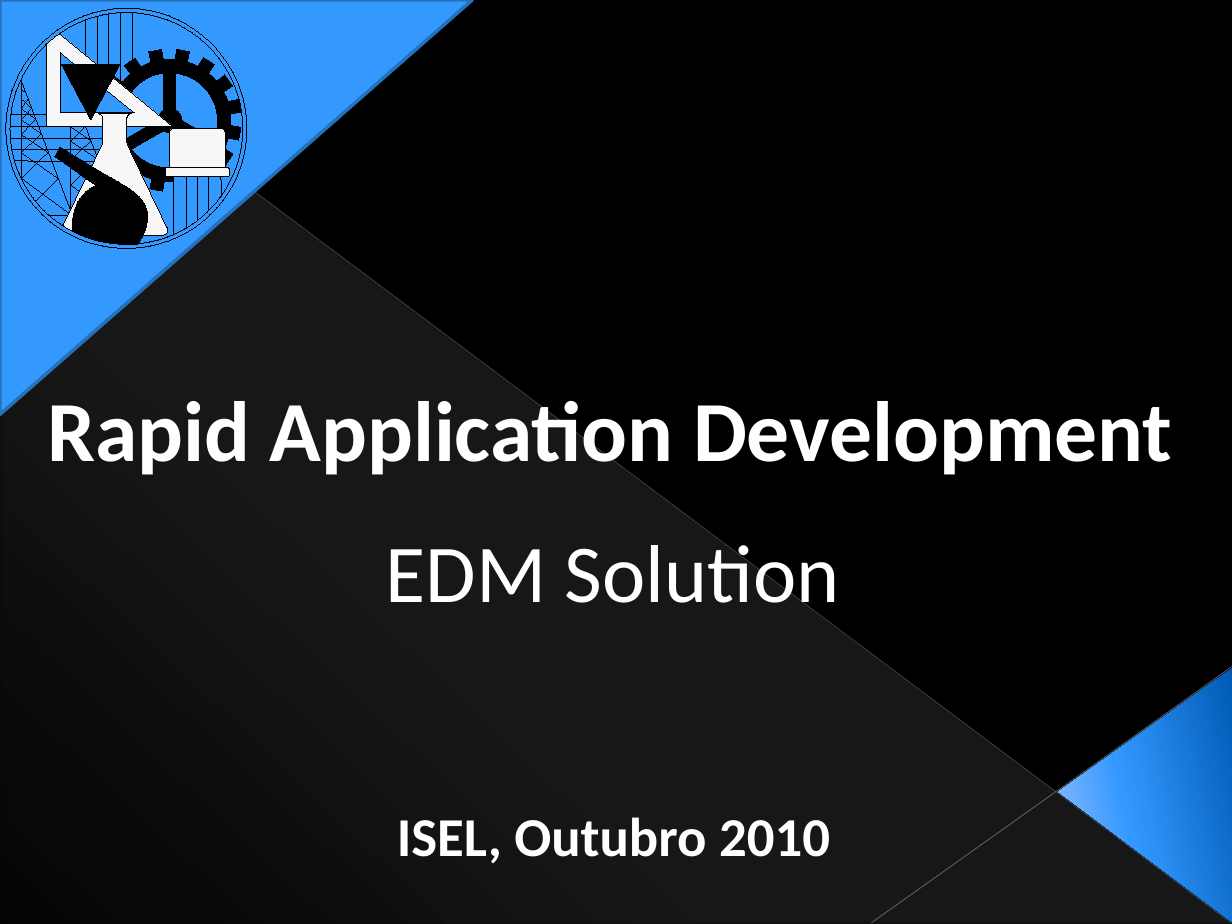
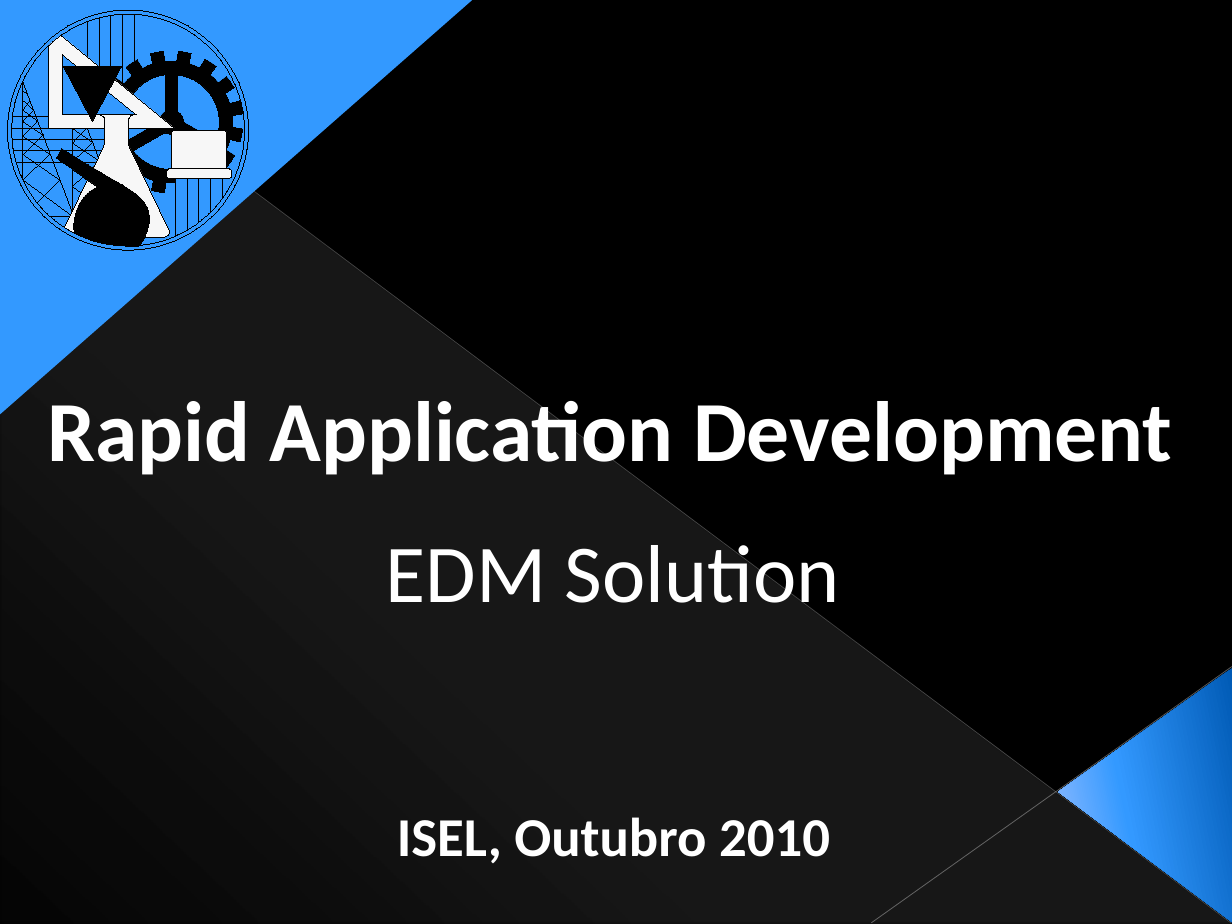
Before and after one commit to Netivski/projectoseminario, a slide deck: slide 1 of Apresentação Final/Presentation Sketch.pptx. Drawn at 1232x924 pixels with LibreOffice and Linux fonts; fonts in the diff are those of the drawing. Boxes give left, top, right and bottom in pixels: in the first picture for what was removed or moved away, otherwise in the second. Text is boxed around its words. In the diff, an @@ line names an element or a change of style, - is before the commit and + after.

```diff
--- a/Apresentação Final/Presentation Sketch.pptx
+++ b/Apresentação Final/Presentation Sketch.pptx
@@ right triangle at [0, 1, 471, 415]: outline #2671BD 2 pt to none @@
@@ outline redrawn in 13 elements at [171, 131, 227, 169], [7, 10, 249, 250], [166, 169, 232, 179], [64, 115, 169, 237], [12, 14, 245, 245], [23, 100, 74, 217], [23, 81, 81, 235], [73, 115, 132, 245], [64, 67, 122, 121], [108, 52, 243, 193], [48, 36, 174, 128], [57, 149, 149, 246], [73, 117, 123, 224] @@
```
Also in this commit, not shown: 3 other slides changed, 6 slides added.
